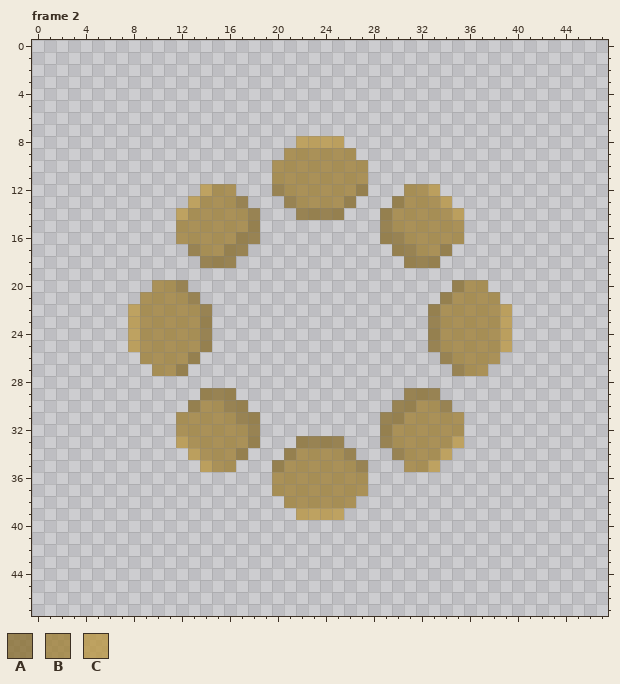
Edited in one commit: pixel-art file (Assets/Art/Effects/Skills/Hermit/Hermit_Ultimate_Effect.aseprite). The picture above was drawn from the file before the commit.
48x48 pixels, 3 frames. Shown: frame 2. The commit also changed other frames, which this record leaves out.
Palette (. is transparent): A #8a6f30c8  B #a08137c8  C #ba9642c8
And afterwards:
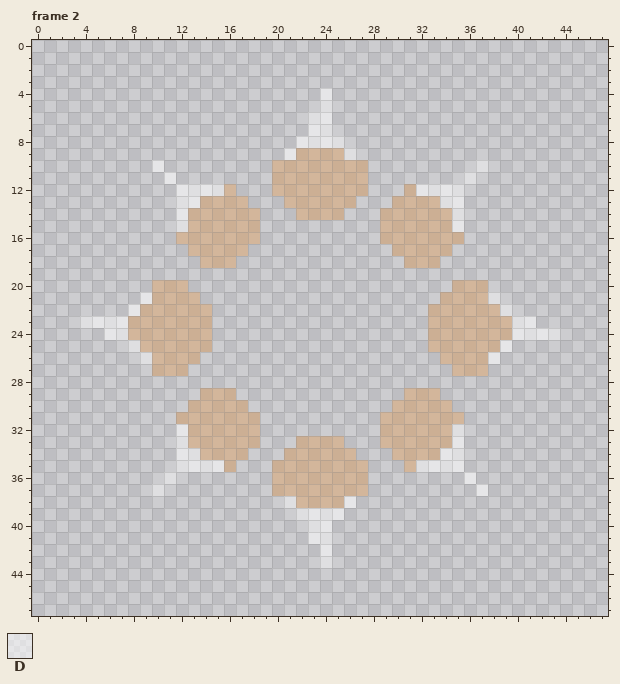
Colours new in this view: D #ffffff80
Edits made:
layer "Layer 1" now hidden
layer "Layer 2" added
colour B: #a08137c8 -> #d9a06680
Changed rows in their new state; - is a pixel that keeps its letter.
Frame 2, layer "Layer 2":
first column x 4:
 4 --------------------D-------------------
 5 --------------------D-------------------
 6 -------------------DD-------------------
 7 -------------------DD-------------------
 8 ------------------DDDD------------------
 9 -----------------D----D-----------------
10 ------D--------------------------D------
11 -------D------------------------D-------
12 --------DDDD----B------B----DDDD--------
13 --------DD---B---B----B---B---DD--------
14 --------D-----B---BBBB---B-----D--------
15 --------D-----B----------B-----D--------
16 -------------BB----------BB-------------
17 ---------B--BB------------BB--B---------
18 ----------BBB--------------BBB----------
20 --------B----------------------B--------
21 -----D---B--------------------B---D-----
22 ----D-----B------------------B-----D----
23 DDDDB-----B------------------B-----BDD--
24 --DDB-----B------------------B-----BDDDD
25 ----D-----B------------------B-----D----
26 -----D---B--------------------B---D-----
27 --------B----------------------B--------
29 ----------BBB--------------BBB----------
30 ---------B--BB------------BB--B---------
31 -------------BB----------BB-------------
32 --------D-----B----------B-----D--------
33 --------D-----B---BBBB---B-----D--------
34 --------DD---B---B----B---B---DD--------
35 --------DDDD----B------B----DDDD--------
36 -------D------------------------D-------
37 ------D--------------------------D------
38 -----------------D----D-----------------
39 ------------------DDDD------------------
40 -------------------DD-------------------
41 -------------------DD-------------------
42 --------------------D-------------------
43 --------------------D-------------------
Changed places in both pictures, as pixel boxes (x1, y1, x2, y2):
changed: (80, 88, 560, 568)
